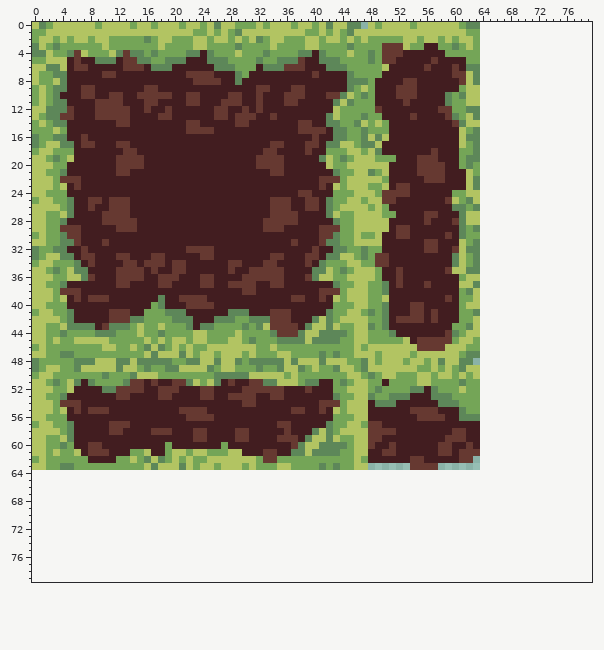
Pixel-art file: Art/Environment/grass_tilemap.aseprite. The picture above was drawn from the file before the commit.
64x64 pixels, 1 frame. The old version is drawn lined up with the new one, on the new canvas.
Now the later version:
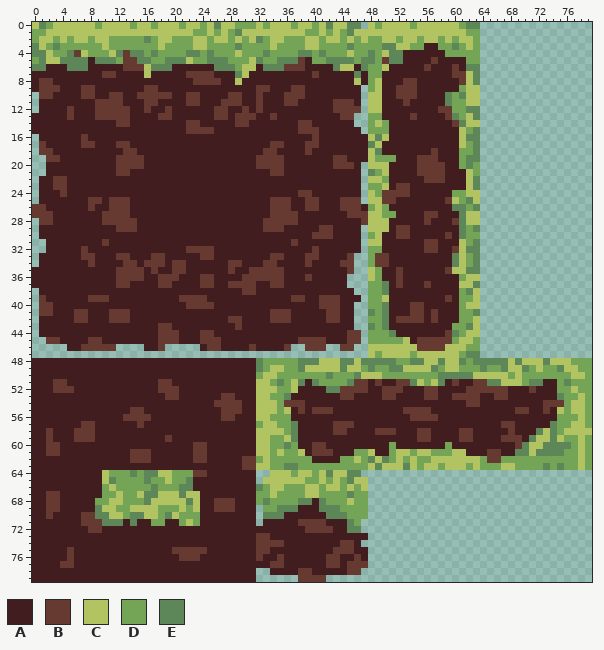
Palette (. is transparent): A #421d20  B #663931  C #b2c462  D #74a557  E #5d8759
Difference:
canvas 64x64 -> 80x80
Changed rows in their new state; - is an unchanged pixel.
first column x 0:
 2 --------------------------------------------------CC----------------------------
 3 --------------------------------------------------EEC---------------------------
 4 ------------------------D---------------D---------CEE---------------------------
 5 -E--EEEE----D---------CDD------C--------DD--EE-E---EE---------------------------
 6 EEAAAEEE--------C-------------CC----------A-CCAE--------------------------------
 7 AAAAA-----------C-------------C--------------AEA--------------------------------
 8 ABBAA------------------------C---------------ACA-C------------------------------
 9 ABBBA----------------------------------------AA.-C------------------------------
10 .BBA--------------------------------------AAAAA.CC------------------------------
11 .AAAA--------------------------------------BBBA.CC------------------------------
12 .AAAA--------------------------------------BBBB.CC------------------------------
13 AAAAA-------------------------------------AABB..--------------------------------
14 AAAAA-------------------------------------AAAA..--------------------------------
15 AAAAA------------------------------------A-AAAA.--------------------------------
16 .AAAA--------------------------------------AAAAA--------------------------------
17 .BAAAA------------------------------------AAAAAA--------------------------------
18 .BBAAA------------------------------------AAAAAA--------------------------------
19 ..BBAA-----------------------------------AABBAAA--------------------------------
20 ..AAA-------------------------------------ABBBA.--------------------------------
21 ..AAA--------------------------------------AAAA.--------------------------------
22 .AAB-AA----------------------------------AAAAAA.--------------------------------
23 .AABB-A----------------------------------A-AAAA.--------------------------------
24 .AAAB--------------------------------------AAAA.--------------------------------
25 .AAAAA------------------------------------AABBB.--------------------------------
26 BBAAAA------------------------------------AABBBA--------------------------------
27 BBBAAA------------------------------------AAABBB--------------------------------
28 .BBAA--------------------------------------AAAAB--------------------------------
29 .AAAAAA------------------------------------AAAA.--------------------------------
30 .AAAAAA---------------------------------B--AAAA.--------------------------------
31 ..AAAAA----------------------------------AAAAAA.--------------------------------
32 ..AAA--------------------------------------AAAA.--------------------------------
33 .AAAAA------------------------------------AAAB..--------------------------------
34 .AAAAAA----------------------------------AAABB..--------------------------------
35 AAAAAAAA--------------------------------AAAAAB..--------------------------------
36 AAAAAAAAA-------------------------------AAAAA...--------------------------------
37 AAAAA--------------------------------------AA...--------------------------------
38 .AAAAAA----------------------------------AAAAA..--------------------------------
39 .BAAA-A-----------A-----------------------BBAAA.--------------------------------
40 .BBAA------------AA----------------------BBBAA..--------------------------------
41 .BBAAABB--------AAAAAA------AAA-----------BBAA..--------------------------------
42 .AAAAABB------AAAAAAAAA---AABBAAAA------AABBAA..--------------------------------
43 .AAAAAAAA-AAAAAAAABBAAA-AAAAABAAAAAAAA-AAAAAAA..--------------------------------
44 .AAAAAAAAAAAAAAAAABBBAAABBAAAAAAAAAAAAAAAAAAABB.--------------------------------
45 ..BBAAAABBAAAAAAAABBBAAABBBAAAAAAAAAAABBBBAAABB.--------------------------------
46 .....AABBBBB....AAB.....ABBAAAABAAAAB..BBB..BB..--------------------------------
47 ................................................--------------------------------
48 AAAAAAAAAAAAAAAAAAAAAAAAAAAAAAAA-DDDDDEEEC--EEC-EEEED-EEC-----DEEEEECECCCECCCDDD
49 AAAAAAAAAAAAAAAAAAAAAAAAAAAAAAAA--CCDD-C-CCCE-CDEDDEE--CCE--CDDDEDDECCEDCDDECCDD
50 AAAAAAAAAAAAAAAAAAAAAAAAAAAAAAAAD--D-D----E--DECCCDD---DD-EEEEE-CCCCDCDDDDDDDCCD
51 AAABBAA-AAAAAAAA-ABBAAAAAAA-A--ACCDED-EA-DD-DEBBAB-ABBE-DCEABAABBEECCCDEEAADEDDD
52 AAABBB----AAAAAA--------AA----AACCCDDC-A--EEBBBBAABBBAAABBAAAABBBBBBAAABAAADDCDD
53 AAAAA-------AA----A-B---AA-B-AAACCDDE------ABBAAAABBAA--BBAABBBBAABBAAAAAAAEDDCD
54 AAAAAAA-------------------BBBBAACCCDBBB--AAAAAAA-AAA------AAAABBAAAAAAAAABBBDCCD
55 AAAAA-A-AAA---BB-----AAAA--BBB--CCCDCA--B-BAAAAA-----B---A---AAAAAAAABBAABACDCCD
56 AAAAA--------BBBB-----AAAA-BB---CCDDD------AAAAA------B---A--AAAAAAAAAAAAAADDDCD
57 AAAAAA-BB--AAA-B----------------DCCDDE----ABBBAAAA--------------AAABBAAAAAEDDCCD
58 AABAAABBB--AA----AAA---AA----AA-CCCCDE--AAABBAAAA------BB---A-B-AAAABAAAECEDCCCC
59 AABAAABBB----------B---AA----AA-CCDDCE-AAAAAAAAAAA-----BB--AA-B-AAABBBAECCECDDCD
60 AABBAA--AA---------A---BB--A----CCDDEDAABBAAAAAAA--D------AD--A-AAAAABECCEEEEDCD
61 AABBAAA-AAA---BBB--AAAABBAAAAA--CCDCDDCABBBAAADDC-ADCCDCCDDDCCAAABBAAEECEEEEDDCD
62 AAAAAAAA----AABBBAAAAAABBAAAAABB-CD-----AAAA----ECEDCDCDDCCCCCCCDBBDDDDDDDDDDDCD
63 AAAAAAAAAAAAAAAAAAAAAAAAAAAAAABBCC-DEE---D-D--DDCECCCECDCCDCCCDCDDDCCDDDDEDEDDCD
64 AAAAAAAAAACDDDEDEECCDDDBBAAAAAAA--CCCDCCDCECCEE---------------------------------
65 AAAAAAAAAACEDDDDEDDCDDEAAAAAAAAA-CCCCCCDDCDCDECC--------------------------------
66 AAAAAAAAAADCDDDDDEDDDEEAAAAAAAAAEDCCDDDCCDCCDCDC--------------------------------
67 AABBAAAAAADDCDDCEECCCECCAAAAAAAADDCDDDDCCDDDDEDD--------------------------------
68 AABBAAAAADDCCDDDECCCCCECAABBBAAADEDDDDEEAEDDDCDD--------------------------------
69 AABBAAAAAECCDDCCCCDDDCDCAABBBAAA-DDEEEAAAEEEDDDD--------------------------------
70 AABAAAABBEECCDEECCDECDDDAAAAAAAA-EEEAAAAAAEEEDDD--------------------------------
71 AAAAAAABBBEEEAEAADDAADCDAAAAAAAA-AAAAABBBBAAAED---------------------------------
72 AAAAAAAABBAAAAAAAAAAAAAAAAAAAAAAAAAAAAABBBBAAEE---------------------------------
73 AAAAAAAAAAAAAAAAAAAAAAAAAAAAAAAABBAAAAAAAAAAAAAA--------------------------------
74 AAAAAAAAAAAAAAAAAAAAAAAAAAAAAAAABBBBAAAAAAAABBA---------------------------------
75 AAAAABAAAAAAAAAAAAAABBBBBAAAAAAABBAAAAAAAAABBBAA--------------------------------
76 AAAAABAAAAAAAAAAAAAAABBBAAAAAAAABAABAAAAAABBAABA--------------------------------
77 AAAABBAAAAAAAAAAAAAAAAAAAAAAAAAAAABBAAAAAABBABBB--------------------------------
78 AAAAAAAAAAAAAAAAAAAAAAAAAAAAAAAA--AAAABBAAAAABB---------------------------------
79 AAAAAAAAAAAAAAAAAAAAAAAAAAAAAAAA------BBBB--------------------------------------
Where, in picture pixels (left, top, right, bottom), the same in both pictures:
changed: (32, 36, 592, 582)
